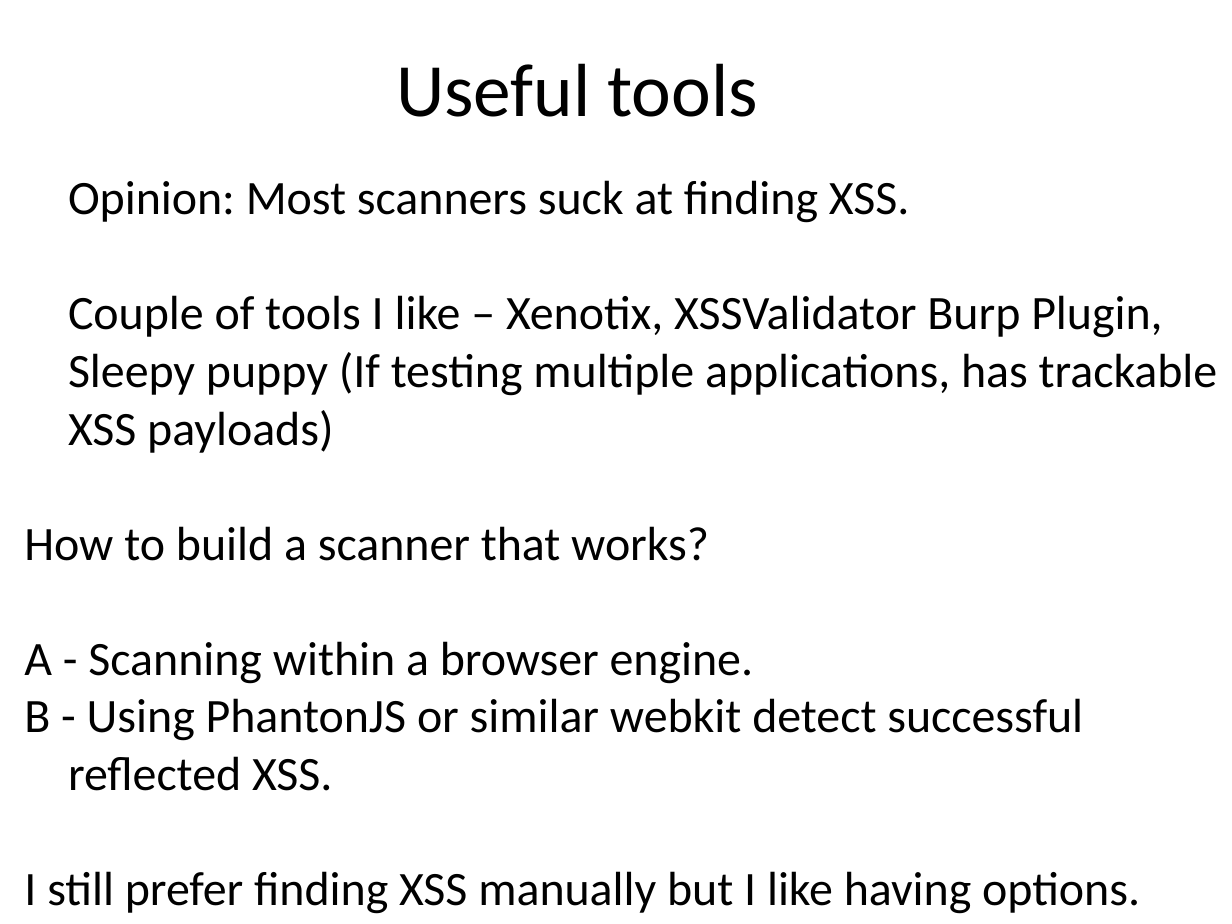
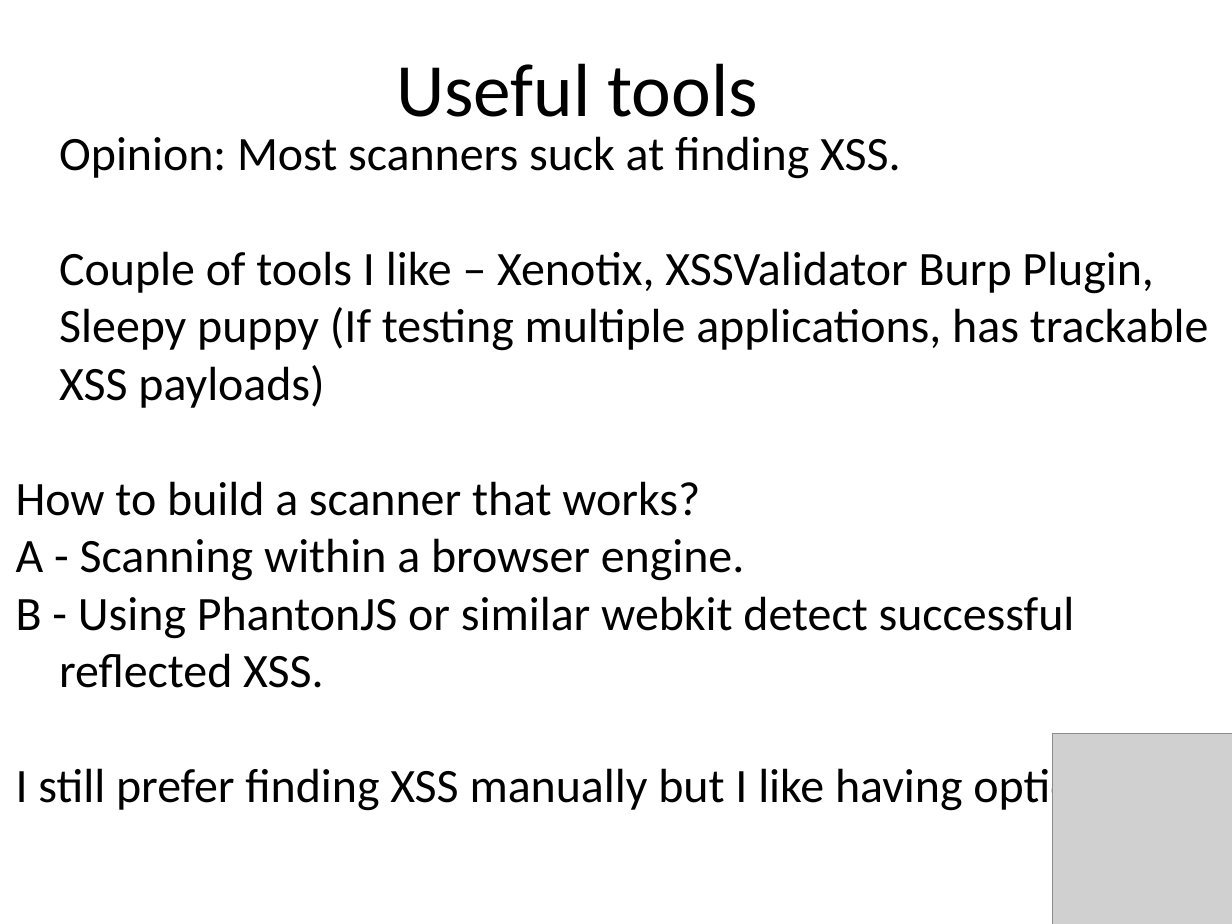
Before and after one commit to snoopysecurity/Public, a slide deck: slide 34 of Presentations/SHU Hacksoc/xss primer- snoopy security (2).ppt. Drawn at 1232x924 pixels with LibreOffice and Linux fonts; fonts in the diff are those of the drawing; grey boxes stand for pictures; background and template pictures are left out. Boxes give left, top, right and bottom in pixels: in the first picture for what was removed or moved away, otherwise in the second. Text is boxed around its words. In the diff, an @@ line names an element or a change of style, - is before the commit and + after.

```diff
--- a/Presentations/SHU Hacksoc/xss primer- snoopy security (2).ppt
+++ b/Presentations/SHU Hacksoc/xss primer- snoopy security (2).ppt
@@ text "Opinion: Most scanners suck at ...": place and size @@
-text "Opinion: Most scanners suck at ..." at box(24, 180, 1218, 914)
+text "Opinion: Most scanners suck at ..." at box(16, 136, 1209, 814)
@@ picture added at box(1052, 733, 1232, 924) @@
@@ text at box(16, 762, 1119, 814): text changed @@
-I still prefer finding XSS manually but I like having options.
+I still prefer finding XSS manually but I like having options
```
Also in this commit, not shown: 36 other slides changed.
